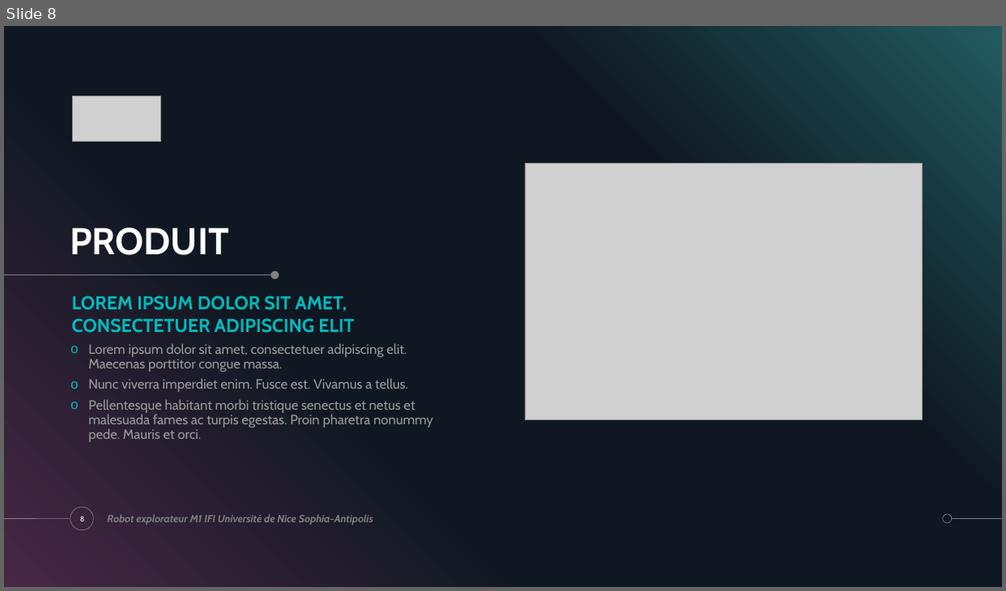
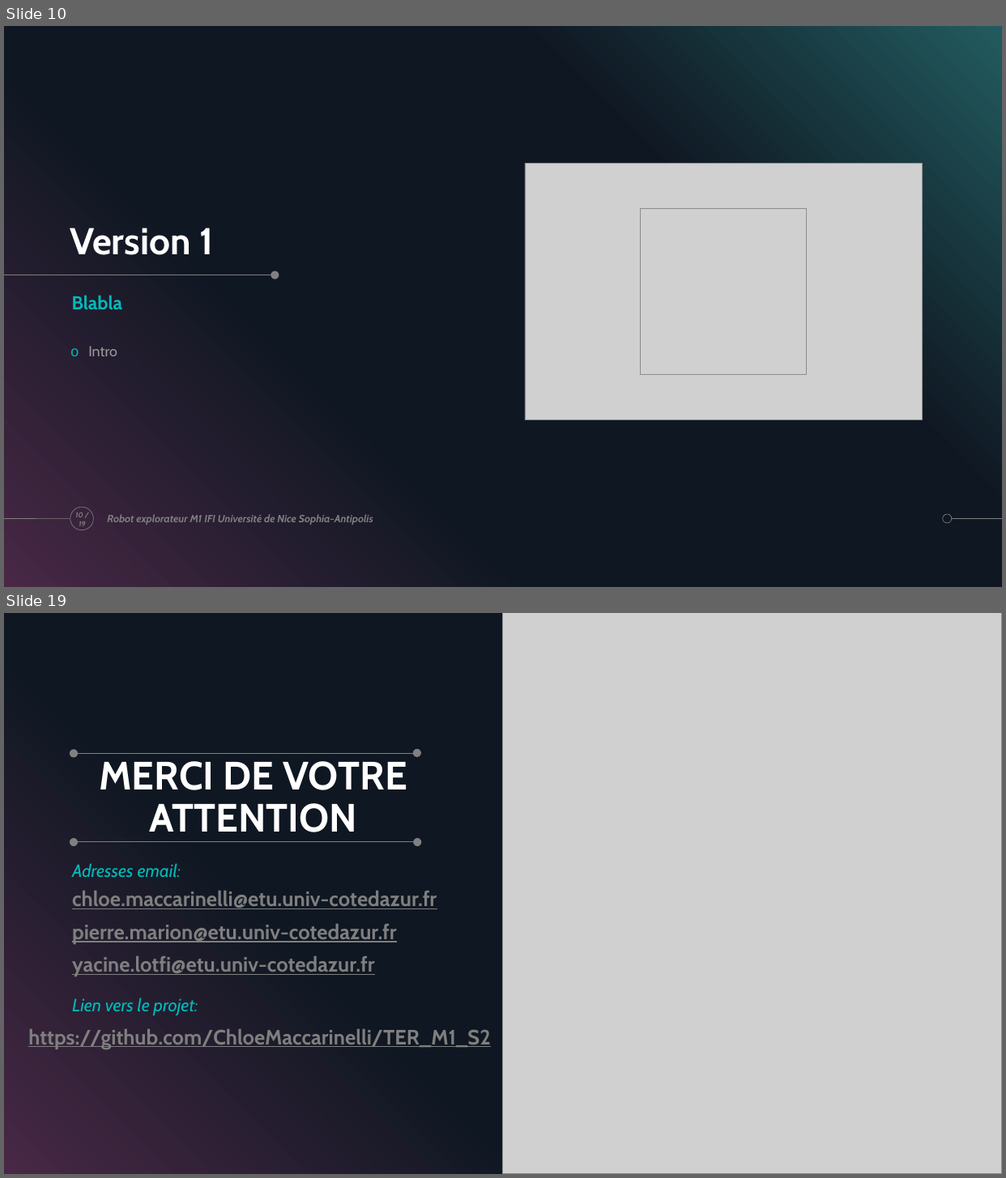
Before and after one commit to ChloeMaccarinelli/TER_M1_S2, a slide deck: doc/Diapo_LOTFI_MACCARINELLI_MARION.pptx. Shown one above the other, each under a label of ours: slide 8 before the commit, slides 10 and 19 after it; the slides between them are not shown. The pictures are 1006x591 and 1006x1178 pixels, drawn with LibreOffice and Linux fonts; fonts in the diff are those of the drawing; grey boxes stand for pictures; background and template pictures are left out. Boxes give left, top, right and bottom in pixels: in the first picture for what was removed or moved away, otherwise in the second. Text is boxed around its words. In the diff, an @@ line names an element or a change of style, - is before the commit and + after.

```diff
--- a/doc/Diapo_LOTFI_MACCARINELLI_MARION.pptx
+++ b/doc/Diapo_LOTFI_MACCARINELLI_MARION.pptx
@@ slide 19 added at (4,613,1002,1174), background #000000; not listed: 4 template elements that a slide beside it also shows @@
@@ picture added at (503,613,1002,1174) @@
@@ ellipse added at (70,749,78,757), fill #808080 @@
@@ line added from (415, 753) to (76, 753), #808080 0.5 pt @@
@@ ellipse added at (413,749,421,757), fill #808080 @@
@@ title added at (99,761,407,833), 38 pt, text #FFFFFF, bold @@
+MERCI DE VOTRE ATTENTION
@@ ellipse added at (70,838,78,846), fill #808080 @@
@@ line added from (415, 842) to (76, 842), #808080 0.5 pt @@
@@ ellipse added at (414,838,422,846), fill #808080 @@
@@ text added at (72,863,181,877), 17 pt, text #00BBBB, italic @@
+Adresses email:
@@ text added at (72,891,437,977), 20 pt, text #7F7F7F, bold, underline @@
+chloe.maccarinelli@etu.univ-cotedazur.fr
+pierre.marion@etu.univ-cotedazur.fr
+yacine.lotfi@etu.univ-cotedazur.fr
@@ text added at (72,998,198,1016), 17 pt, text #00BBBB, italic @@
+Lien vers le projet:
@@ text added at (28,1029,491,1049), 20 pt, text #7F7F7F, bold, underline @@
+https://github.com/ChloeMaccarinelli/TER_M1_S2
@@ what was slide 8 is now slide 10 @@
@@ slide 10 changed as well @@
@@ picture removed at (72,96,160,141) @@
@@ picture added at (641,209,807,375) @@
@@ title at (70,228,213,255): text changed @@
-PRODUIT
+Version 1
@@ text at (72,295,123,310): text changed @@
-LOREM IPSUM DOLOR SIT AMET, CONSECTETUER ADIPISCING ELIT
+Blabla
@@ text at (88,346,117,356): text changed; size 12.9 to 14 pt @@
-o Lorem ipsum dolor sit amet, consectetuer adipiscing elit. Maecenas porttitor congue massa.
-o Nunc viverra imperdiet enim. Fusce est. Vivamus a tellus.
-o Pellentesque habitant morbi tristique senectus et netus et malesuada fames ac turpis egestas. Proin pharetra nonummy pede. Mauris et orci.
+o Intro
@@ page number at (75,513,85,527): text changed; text colour #FFFFFF to #808080; bold on; italic on @@
-8
+10 / 19
```
Also in this commit, not shown: 7 other slides changed, 8 other slides added, 17 slides removed.
